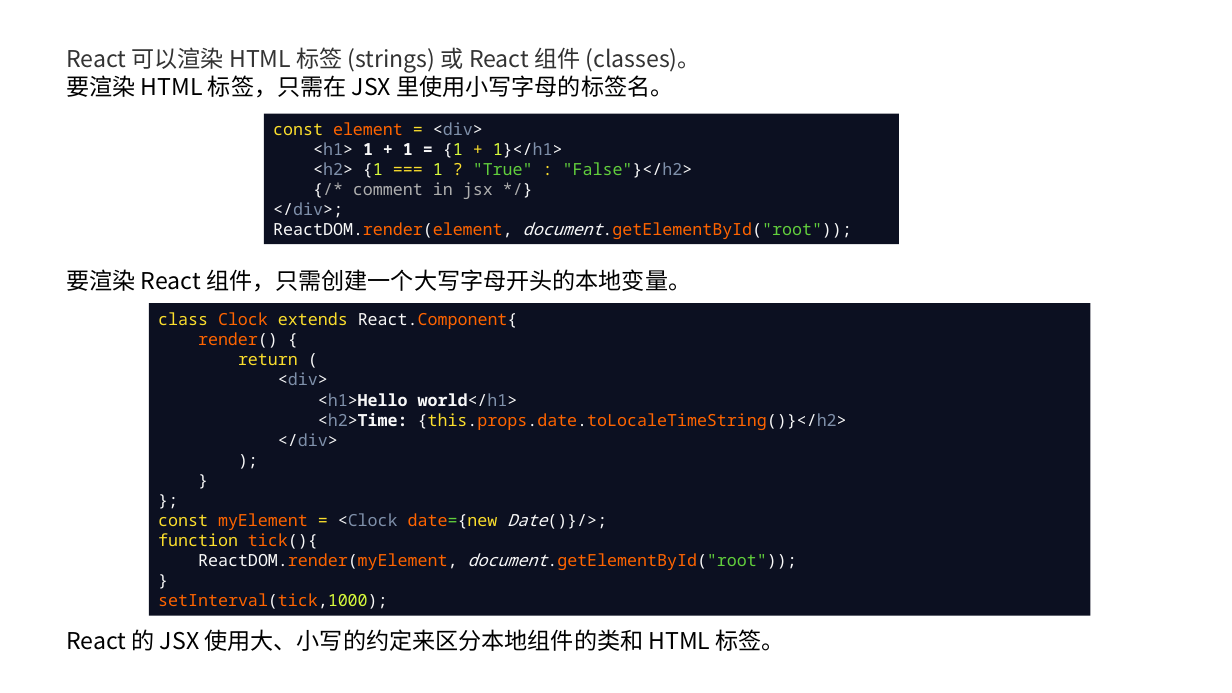
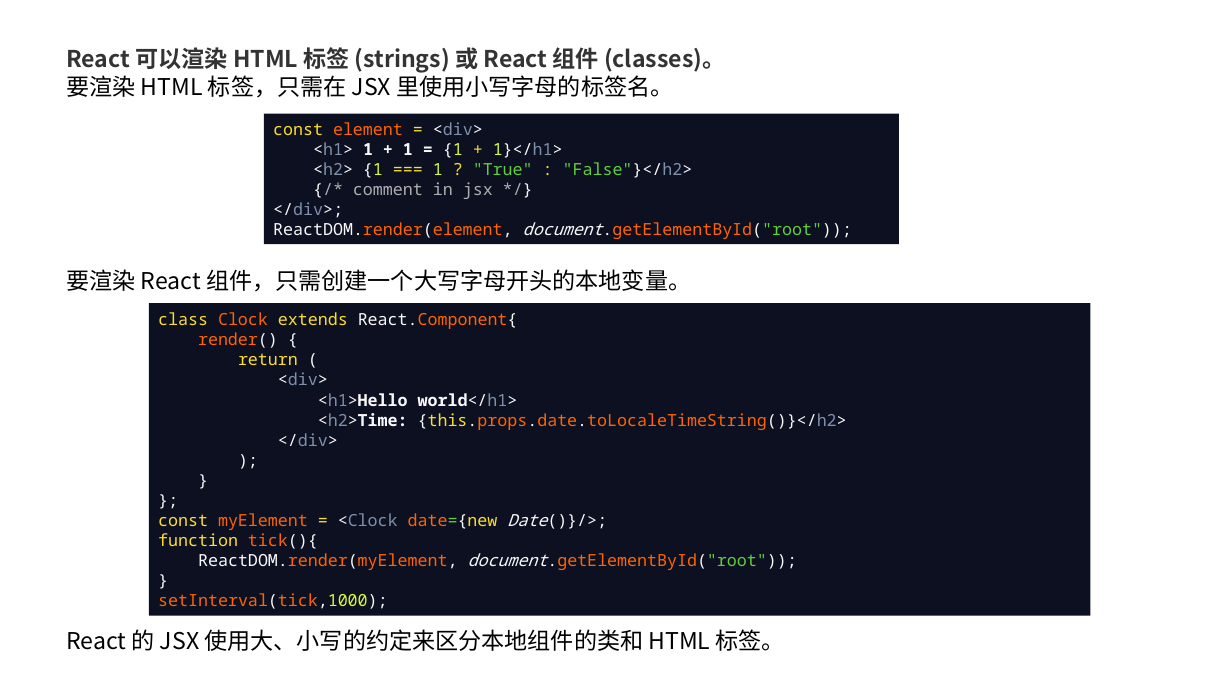
Before and after one commit to magicGemini/helloReactJS, a slide deck: slide 3 of ppt/ReactJS.pptx. Drawn at 1232x693 pixels with LibreOffice and Linux fonts; fonts in the diff are those of the drawing. Boxes give left, top, right and bottom in pixels: in the first picture for what was removed or moved away, otherwise in the second. Text is boxed around its words. In the diff, an @@ line names an element or a change of style, - is before the commit and + after.

```diff
--- a/ppt/ReactJS.pptx
+++ b/ppt/ReactJS.pptx
@@ text at <box>66,47,725,73</box>: bold on in "React 可以渲染 HTML 标签 (strings) 或 React ..." @@
```
Also in this commit, not shown: 2 other slides changed, 9 slides added, 1 slide removed, 5 other files.
